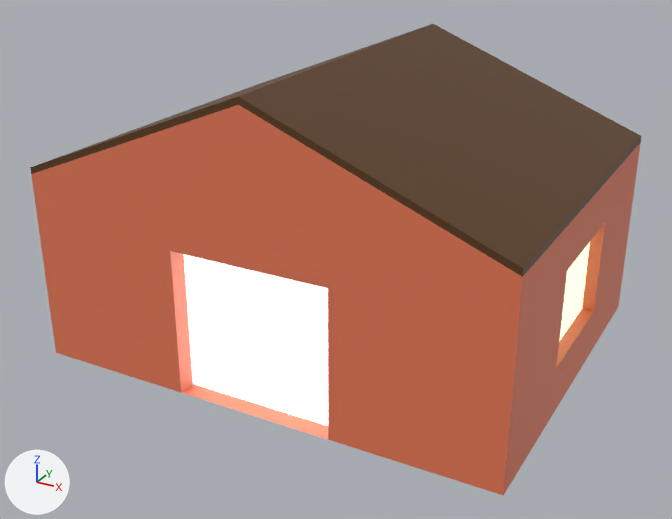
What one commit did to the glTF model models/world/house.glb.
Before and after are seen from a 50 mm camera at (4.33, -8.21, 4.91) aimed at (-0.02, -0.3, 0.96). Lighting does not change. The marker at lower left points along +X, +Y and +Z. Where no turn or scale is listed for an object, it has been applied to the vertices. Vertices at the same position are counted once.

Names of what the first picture shows: 'house-col', 'house_light'.
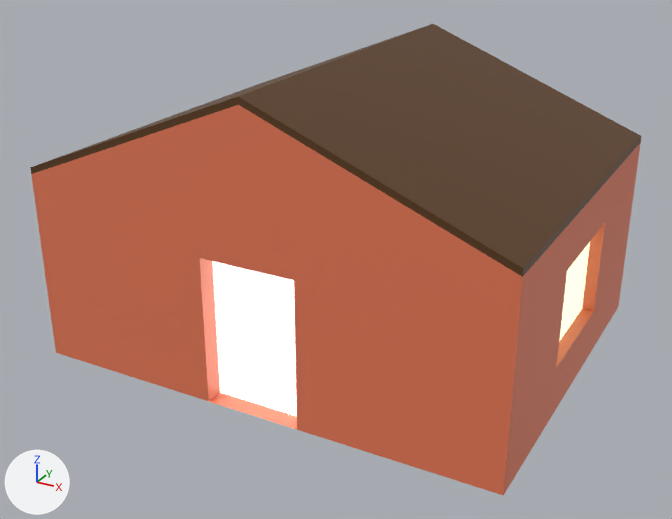
Boxes [x1, y1, x2, y2] around the edits, measured in the pictures (672 x 519 px; the box of a moved part takes in the faces that stretch with it):
part 1 of me_cube_001, moved or reshaped: [31, 174, 518, 495] in both

The change in detail:
me_cube_001 has 76 vertices, 130 faces and spans x -2.5..2.5, y -2.0..2.0, z 0.0..3.07.
me_cube_001 is used by ob_house_col; location (0.0, 0.0, 0.0).
me_cube_001 part 1: all 12 vertices in x -0.83..0.83, y -2.0..-1.81, z 0.0..1.52 are scaled about their middle by (0.6, 1, 1).
